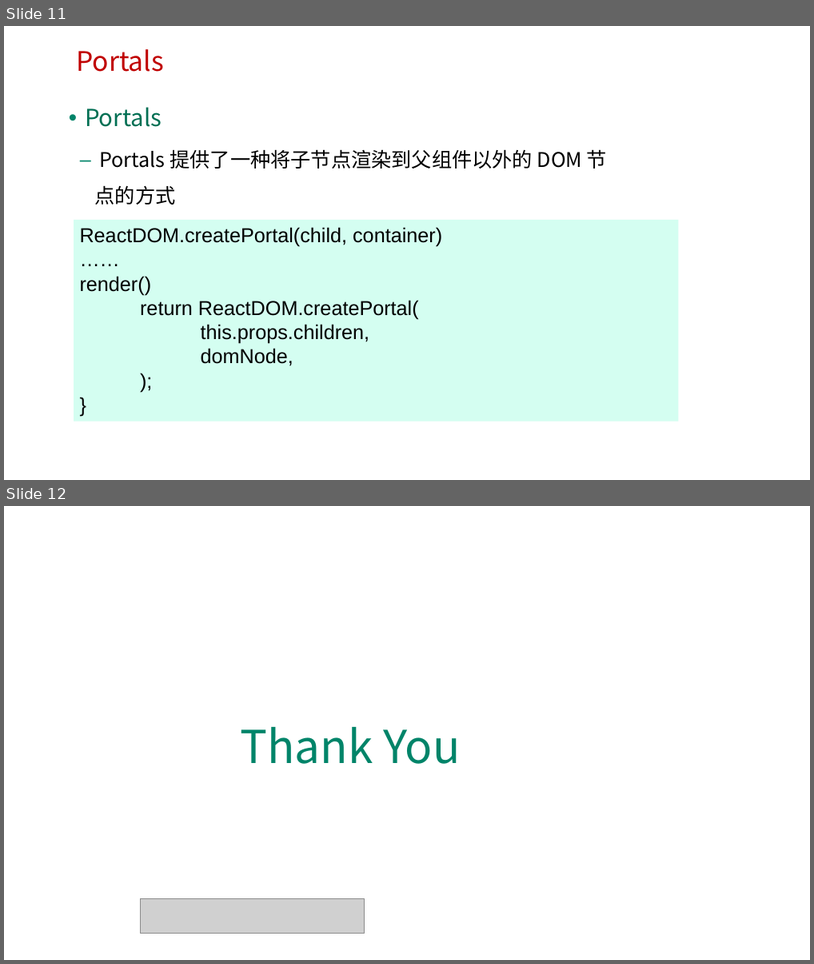
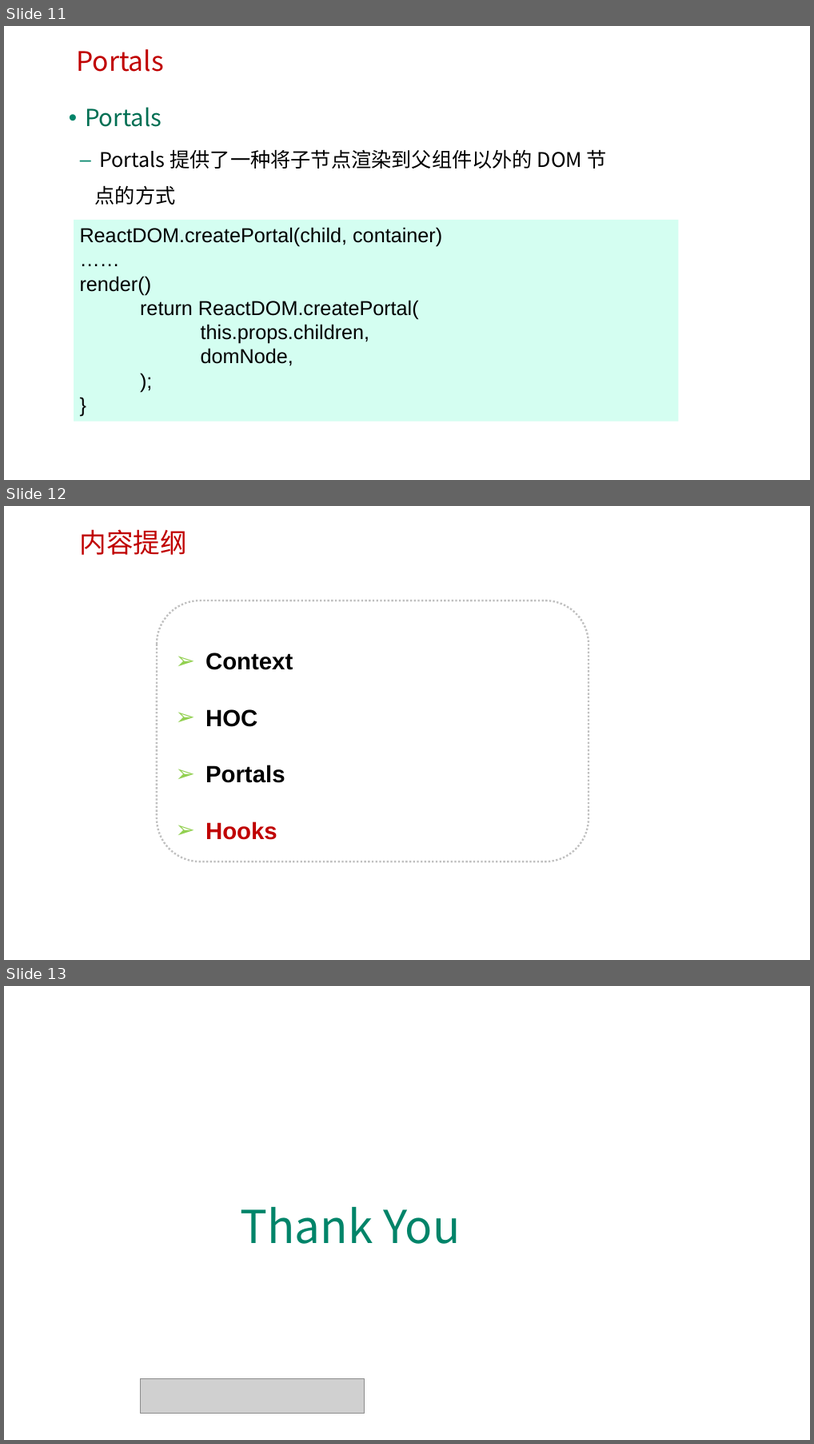
Before and after one commit to edu2act/course-react, a slide deck: materials/slides/ch04-Advanced Guides.pptx. Shown one above the other, each under a label of ours: slides 11 and 12 before the commit, slides 11, 12 and 13 after it. The pictures are 814x964 and 814x1444 pixels, drawn with LibreOffice and Linux fonts; fonts in the diff are those of the drawing; grey boxes stand for pictures; background and template pictures are left out. Boxes give left, top, right and bottom in pixels: in the first picture for what was removed or moved away, otherwise in the second. Text is boxed around its words. In the diff, an @@ line names an element or a change of style, - is before the commit and + after.

Commit message:
add umi and hooks

```diff
--- a/materials/slides/ch04-Advanced Guides.pptx
+++ b/materials/slides/ch04-Advanced Guides.pptx
@@ slide 12 added at (4, 506, 810, 960), background picture (left out) @@
@@ text added at (80, 529, 187, 555), 32 pt, text #C00000 @@
+内容提纲
@@ rounded rectangle added at (157, 600, 589, 861), outline #C0C0C0 2.25 pt dashed, 28 pt, text #000000, bold @@
+➢ Context
+➢ HOC
+➢ Portals
+➢ Hooks
@@ what was slide 12 is now slide 13 @@
```
Also in this commit, not shown: 3 slides changed, 53 other files.
